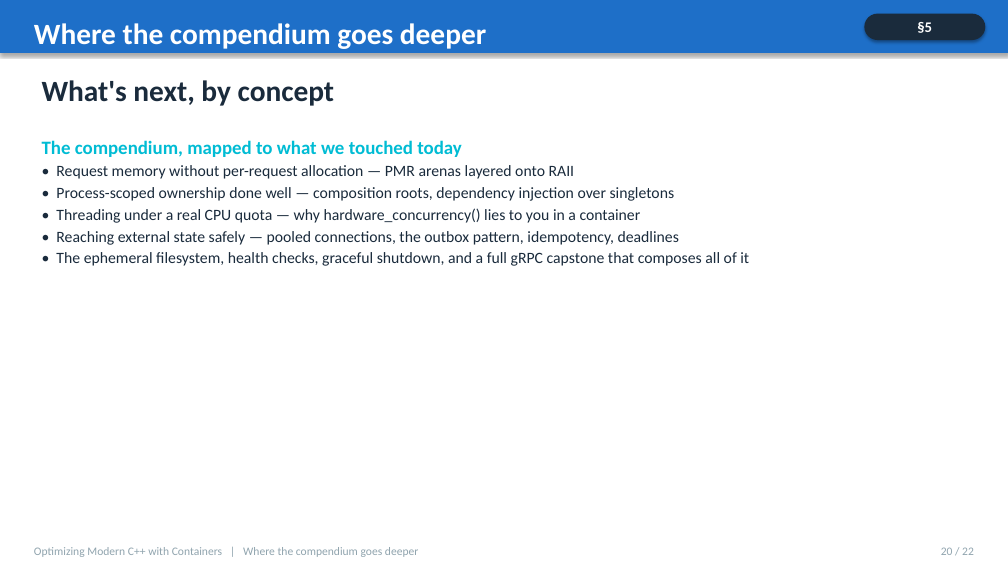
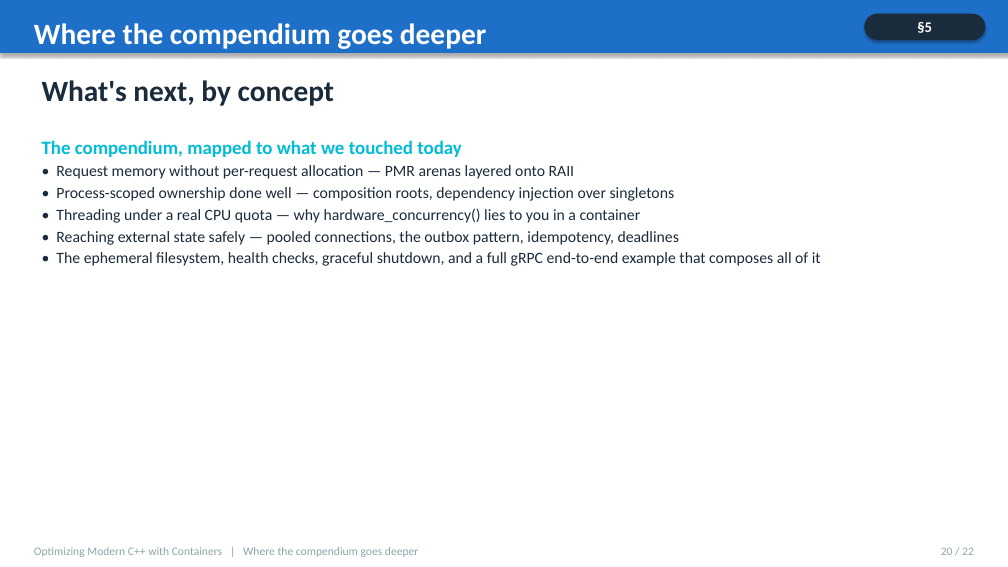
Before and after one commit to patterncatalyst/cpp-statelessness, a slide deck: slide 20 of presentation/cpp-statelessness-101.pptx. Drawn at 1008x567 pixels with LibreOffice and Linux fonts; fonts in the diff are those of the drawing. Boxes give left, top, right and bottom in pixels: in the first picture for what was removed or moved away, otherwise in the second. Text is boxed around its words. In the diff, an @@ line names an element or a change of style, - is before the commit and + after.

```diff
--- a/presentation/cpp-statelessness-101.pptx
+++ b/presentation/cpp-statelessness-101.pptx
@@ text at (56, 252, 821, 266): text changed @@
-• The ephemeral filesystem, health checks, graceful shutdown, and a full gRPC capstone that composes all of it
+• The ephemeral filesystem, health checks, graceful shutdown, and a full gRPC end-to-end example that composes all of it
```
Also in this commit, not shown: 3 other slides changed, 5 other files.
